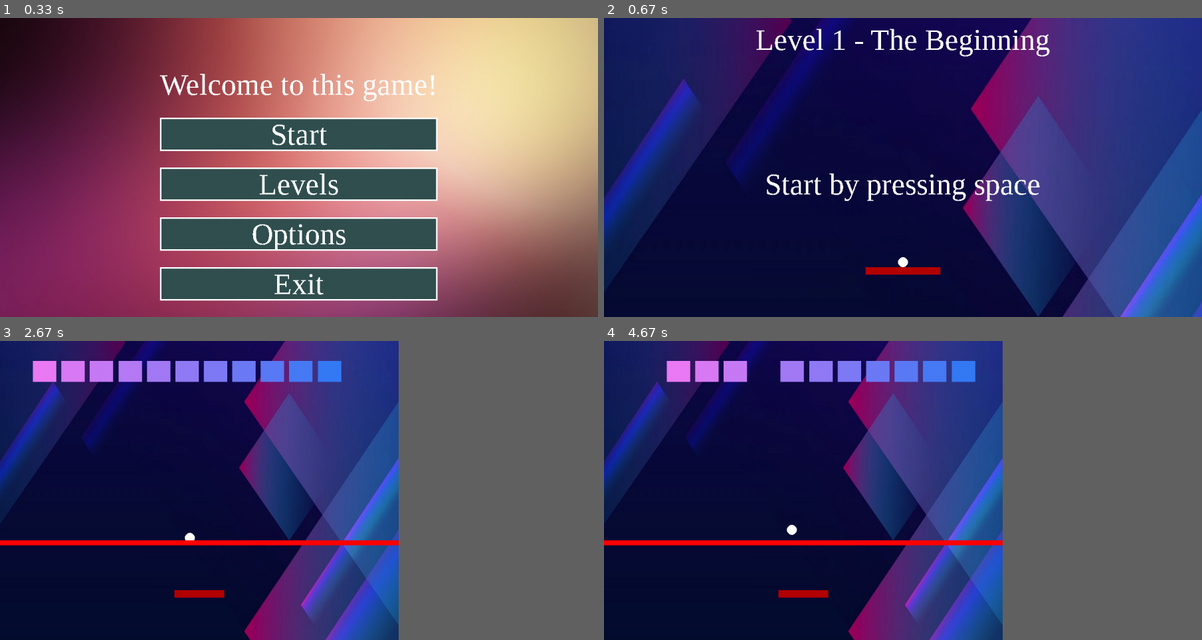
Above: before the commit, frames 1-4 (two rows, left to right).
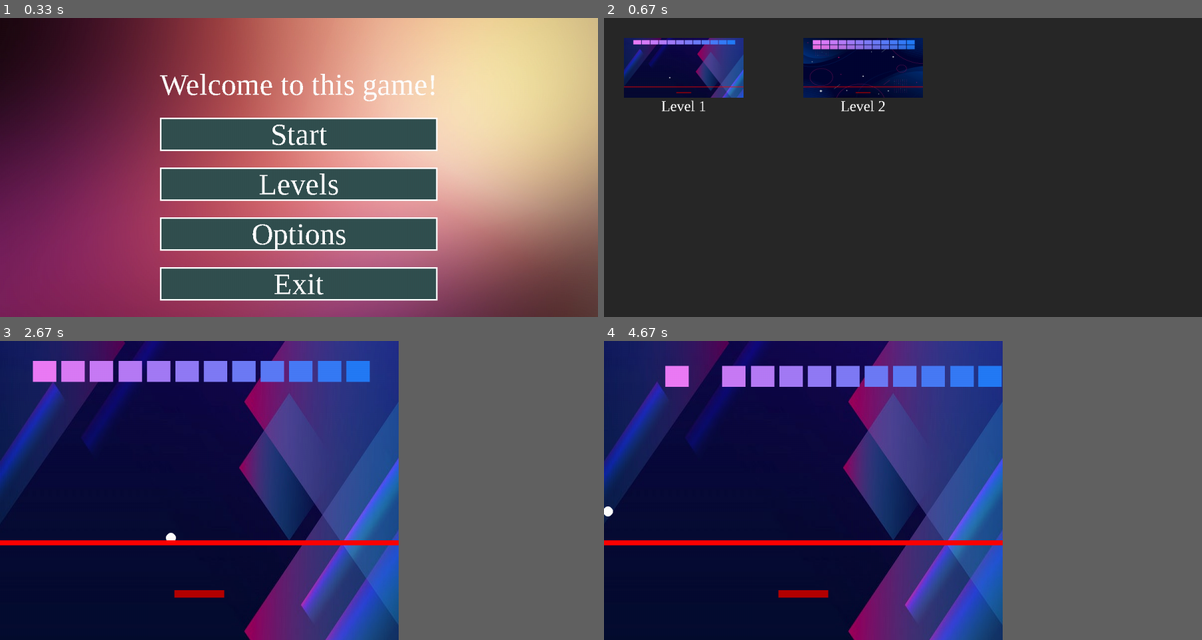
Above: after the commit, the same moments.

Repository: Kevin333221/INF-1400
Game: pygame game, started from Main.py
Same seed, same stepped clock (60 frames per second), same inputs: the game is played once before the commit and once after it.
Inputs (mouse positions are in pixels of both pictures, inside the frame that each line leads up to):
- Up to frame 1 (0.33 s): no input
- Up to frame 2 (0.67 s): press the mouse at (903, 182) at 0.37 s; move the mouse to (891, 134) at 0.47 s; release the mouse at (879, 86) at 0.6 s
- Up to frame 3 (2.67 s): tap Esc at 0.67 s; click (370, 469) at 1.05 s; press the mouse at (364, 457) at 1.37 s; move the mouse to (310, 481) at 1.47 s; release the mouse at (263, 505) at 1.6 s; click (35, 376) at 1.72 s; press the mouse at (364, 457) at 2.03 s; move the mouse to (269, 439) at 2.13 s; release the mouse at (173, 424) at 2.27 s; tap Space at 2.33 s
- Up to frame 4 (4.67 s): hold Right 2.67-3.13 s; tap Space at 2.73, 3.03, 3.23, 3.53, 3.73, 4.03, 4.3, 4.6 s; hold Right 3.17-3.63 s; hold Left 3.67-4.2 s; hold Left 4.23-4.63 s

Frame 1 is identical in both runs. In frame 2, 97% of the frame differs, in the area x 0-100%, y 0-100%; in frame 3, 0.4%; in frame 4, 2.5%.

Commit message:
Levels Buttons

Diff:
--- a/Main.py
+++ b/Main.py
@@ -123,7 +123,8 @@
     ball1.dead = False
     ball1.pos.x = screen_w/2
     ball1.pos.y = screen_h - 110
-    ball1.dir = pygame.Vector2(random.randint(-universal_speed, universal_speed), -universal_speed)
+    object_speed = int(screen_h/120)
+    ball1.dir = pygame.Vector2(random.randint(-object_speed, object_speed), -object_speed)
     user.pos = Vector2((screen_w/2 - user.w/2), user.screen_h - 100)
     for event in pygame.event.get():
         check_for_quit(event)
@@ -172,8 +173,9 @@
     global level2_init
     global clock_tick
     global running
-    arr_enemies = [1, 1, 1, 1, 1, 1, 1, 1, 1, 1, 1,
-                   0, 0, 0, 0, 0, 0, 0, 0, 0, 0, 0]
+
+    arr_enemies = [1, 1, 1, 1, 1, 1, 1, 1, 1, 1, 1, 1,
+                   0, 0, 0, 0, 0, 0, 0, 0, 0, 0, 0, 0]
 
     level1_BG = pygame.transform.smoothscale(pygame.image.load('Levels_BG/Level1.jpg'), (screen_w, screen_w))
     enemies = enemies_create(arr_enemies)
@@ -276,8 +278,10 @@
     global level2_start
     global level2_init
 
-    arr = [1, 1, 1, 1, 1, 1, 1, 1, 1, 1, 1,
-           1, 1, 1, 1, 1, 1, 1, 1, 1, 1, 1]
+    object_speed = int(screen_h/120)
+
+    arr = [1, 1, 1, 1, 1, 1, 1, 1, 1, 1, 1, 1,
+           1, 1, 1, 1, 1, 1, 1, 1, 1, 1, 1, 1]
 
     level2_BG = pygame.transform.smoothscale(pygame.image.load('Levels_BG/level2.jpg'), (screen_w, screen_h))
     enemies = enemies_create(arr)
@@ -376,6 +380,9 @@
     global options_init
     global level1_init
     global level1_start
+    global level2_init
+    global level2_start
+    global levels_init
 
     resume_text = my_font_30.render("Resume", False, (255, 255, 255))
     options_text = my_font_30.render("Options", False, (255, 255, 255))
@@ -411,8 +418,12 @@
         if mouse_pos[0] > screen_w/3 + 40 and mouse_pos[0] < screen_w/3 + 40 + screen_w/3 - 80 and mouse_pos[1] > screen_h/4 + 40 + block_height and mouse_pos[1] < screen_h/4 + 40 + block_height*2 - 20:
             pygame.draw.rect(screen, (60, 255, 255), (screen_w/3 + 40, screen_h/4 + 40 + block_height,  screen_w/3 - 80, block_height - 20), 2)
             if mouse_pressed[0]:
+                pygame.mouse.set_pos(screen_w/2, screen_h/4)
                 level1_start = False
                 level1_init = False
+                level2_start = False
+                level2_init = False
+                levels_init = False
                 options_init = True
                 runs = False
         else:
@@ -573,6 +584,37 @@
         for event in pygame.event.get():
             check_for_quit(event)
 
+def levels():
+
+    global levels_init
+
+    scale_w = screen_w/3 - 20 - 20
+    levels_level1 = pygame.transform.smoothscale(pygame.image.load('Levels_BG/Levels_Level1.png'), (screen_w/5, screen_h/5))
+    levels_level2 = pygame.transform.smoothscale(pygame.image.load('Levels_BG/Levels_Level2.png'), (screen_w/5, screen_h/5))
+
+    levels_level1_text = my_font_30.render("Level 1", False, (255, 255, 255))
+    levels_level2_text = my_font_30.render("Level 2", False, (255, 255, 255))
+
+    while levels_init:
+        mouse_pos = pygame.mouse.get_pos()
+        mouse_pressed = pygame.mouse.get_pressed()
+
+        screen.fill((40, 40, 40))
+
+        shift = 40
+
+        # Level Images
+        screen.blit(levels_level1, (shift + scale_w*0, shift))
+        screen.blit(levels_level2, (shift + scale_w*1, shift))
+
+        # Level Texts
+        screen.blit(levels_level1_text, (shift + scale_w*0 + levels_level1.get_width()/2 - levels_level1_text.get_width()/2, levels_level1.get_height() + shift))
+        screen.blit(levels_level2_text, (shift + scale_w*1 + levels_level2.get_width()/2 - levels_level2_text.get_width()/2, levels_level2.get_height() + shift))
+
+        for event in pygame.event.get():
+            check_for_quit(event)
+        pygame.display.update()
+
 def buttons():
     global level1_init
     global options_init
@@ -657,7 +699,7 @@
     if level2_init:
         level2()
     if levels_init:
-        pass
+        levels()
     if options_init:
         options()
     if exit_init:
Binary file added: Levels_BG/Levels_Level1.png
Binary file added: Levels_BG/Levels_Level2.png
